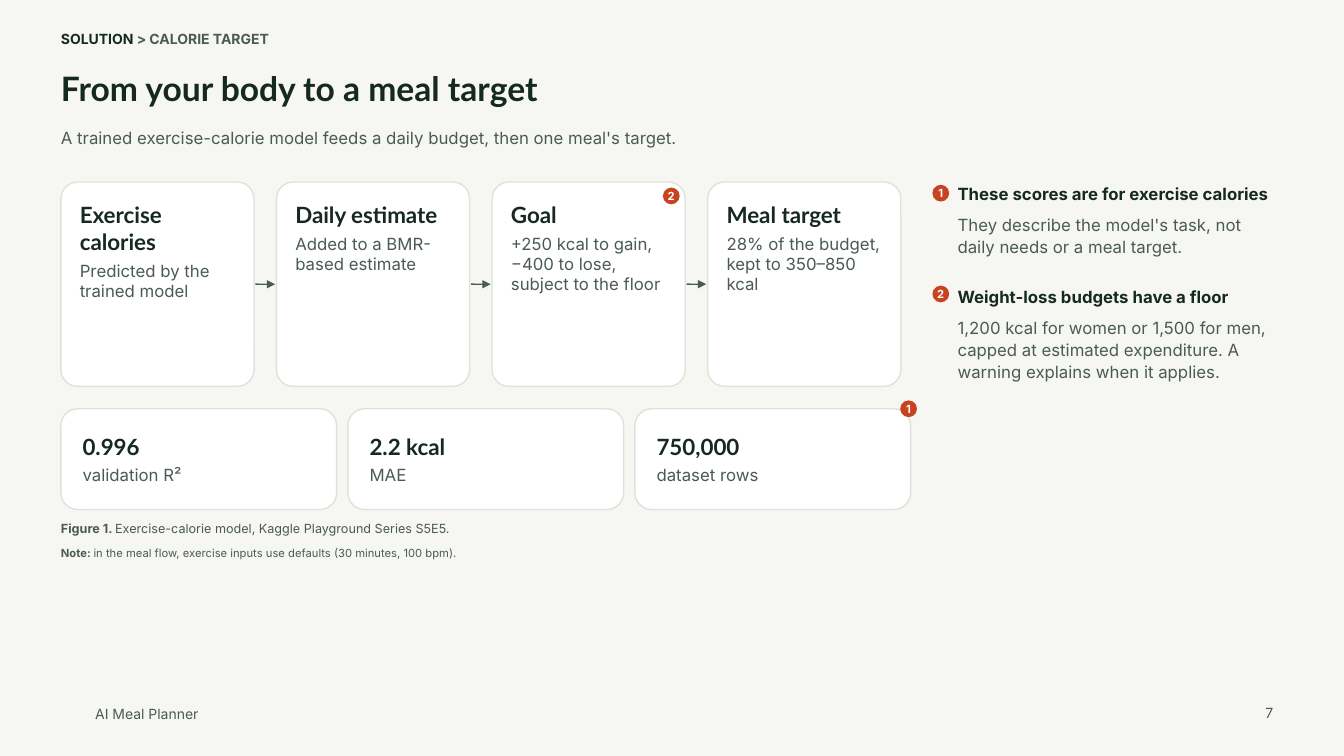
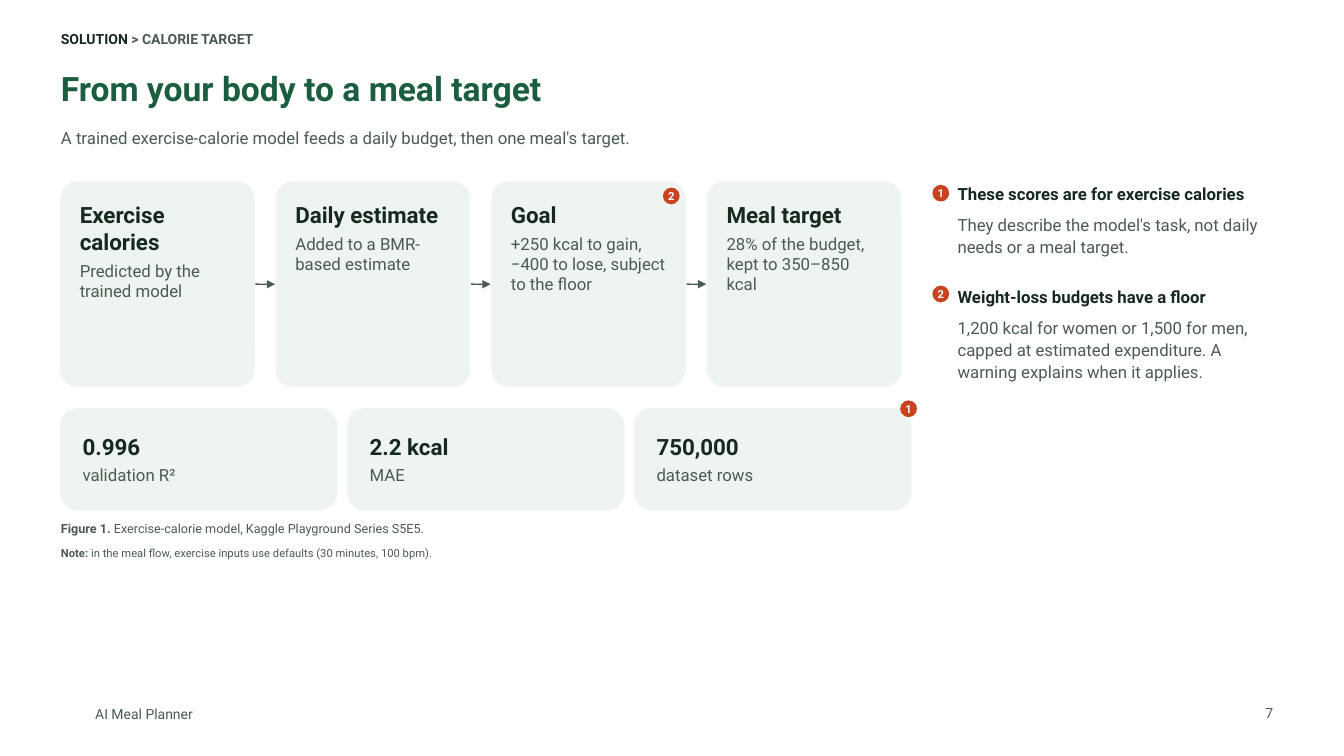
Before and after one commit to tuannm3812/ai-meal-planner, a slide deck: slide 7 of docs/showcase/ai-meal-planner-deck.pptx. Drawn at 1344x756 pixels with LibreOffice and Linux fonts; fonts in the diff are those of the drawing; background and template pictures are left out. Boxes give left, top, right and bottom in pixels: in the first picture for what was removed or moved away, otherwise in the second. Text is boxed around its words. In the diff, an @@ line names an element or a change of style, - is before the commit and + after.

```diff
--- a/docs/showcase/ai-meal-planner-deck.pptx
+++ b/docs/showcase/ai-meal-planner-deck.pptx
@@ background #F6F7F2 to #FFFFFF @@
@@ title "From your body to a ..." at (x1=61, y1=75, x2=541, y2=108): font Lato to Roboto, text colour #15291F to #1B5E3F @@
@@ rounded rectangle "Exercise calories" at (x1=60, y1=182, x2=254, y2=387): font Lato to Roboto in "Exercise calories"; font Inter to Roboto in "Predicted by the trained model"; fill #FFFFFF to #EEF4EF; outline #DDE3DA 1 pt to #EEF4EF 1 pt @@
@@ rounded rectangle "Daily estimate" at (x1=276, y1=182, x2=470, y2=387): font Lato to Roboto in "Daily estimate"; font Inter to Roboto in "Added to a BMR-based estimate"; fill #FFFFFF to #EEF4EF; outline #DDE3DA 1 pt to #EEF4EF 1 pt @@
@@ rounded rectangle "Goal" at (x1=492, y1=182, x2=686, y2=387): font Lato to Roboto in "Goal"; font Inter to Roboto; fill #FFFFFF to #EEF4EF; outline #DDE3DA 1 pt to #EEF4EF 1 pt @@
@@ rounded rectangle "Meal target" at (x1=708, y1=182, x2=901, y2=387): font Lato to Roboto in "Meal target"; font Inter to Roboto in "28% of the budget, kept to 350–850 ..."; fill #FFFFFF to #EEF4EF; outline #DDE3DA 1 pt to #EEF4EF 1 pt @@
@@ rounded rectangle "0.996" at (x1=60, y1=409, x2=337, y2=510): font Lato to Roboto in "0.996"; font Inter to Roboto in "validation R²"; fill #FFFFFF to #EEF4EF; outline #DDE3DA 1 pt to #EEF4EF 1 pt @@
@@ rounded rectangle "2.2 kcal" at (x1=348, y1=409, x2=624, y2=510): font Lato to Roboto in "2.2 kcal"; font Inter to Roboto in "MAE"; fill #FFFFFF to #EEF4EF; outline #DDE3DA 1 pt to #EEF4EF 1 pt @@
@@ rounded rectangle "750,000" at (x1=635, y1=409, x2=911, y2=510): font Lato to Roboto in "750,000"; font Inter to Roboto in "dataset rows"; fill #FFFFFF to #EEF4EF; outline #DDE3DA 1 pt to #EEF4EF 1 pt @@
@@ font Inter to Roboto in 9 elements at (x1=61, y1=34, x2=253, y2=44), (x1=61, y1=131, x2=630, y2=148), (x1=663, y1=188, x2=681, y2=205), (x1=900, y1=400, x2=918, y2=417), (x1=61, y1=523, x2=424, y2=536), (x1=61, y1=548, x2=432, y2=560), (x1=958, y1=187, x2=1258, y2=382), (x1=933, y1=185, x2=950, y2=202), (x1=95, y1=708, x2=193, y2=719) @@
```
Also in this commit, not shown: 12 other slides changed, 1 slide added, 1 slide removed, 9 other files.
